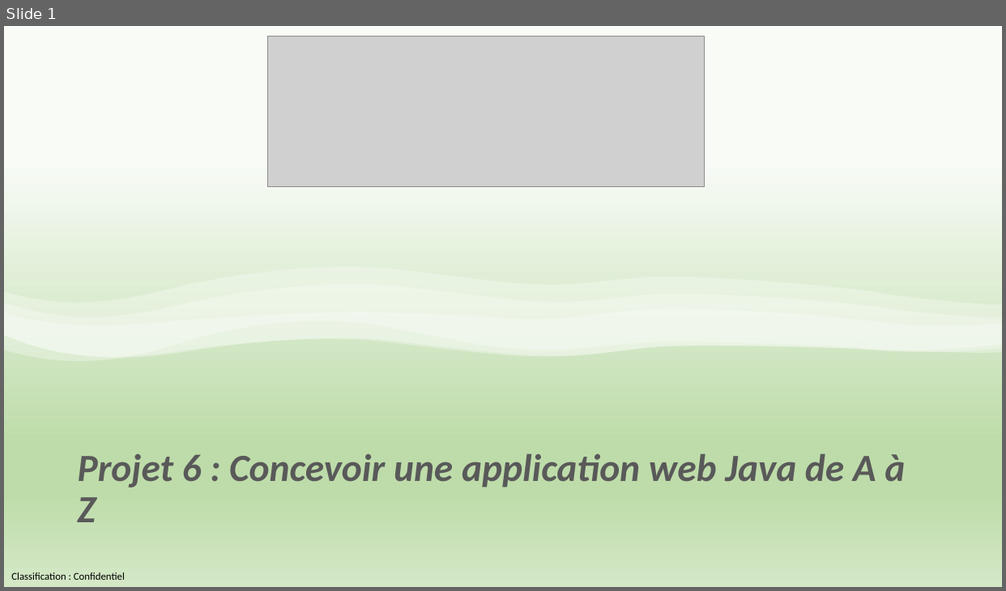
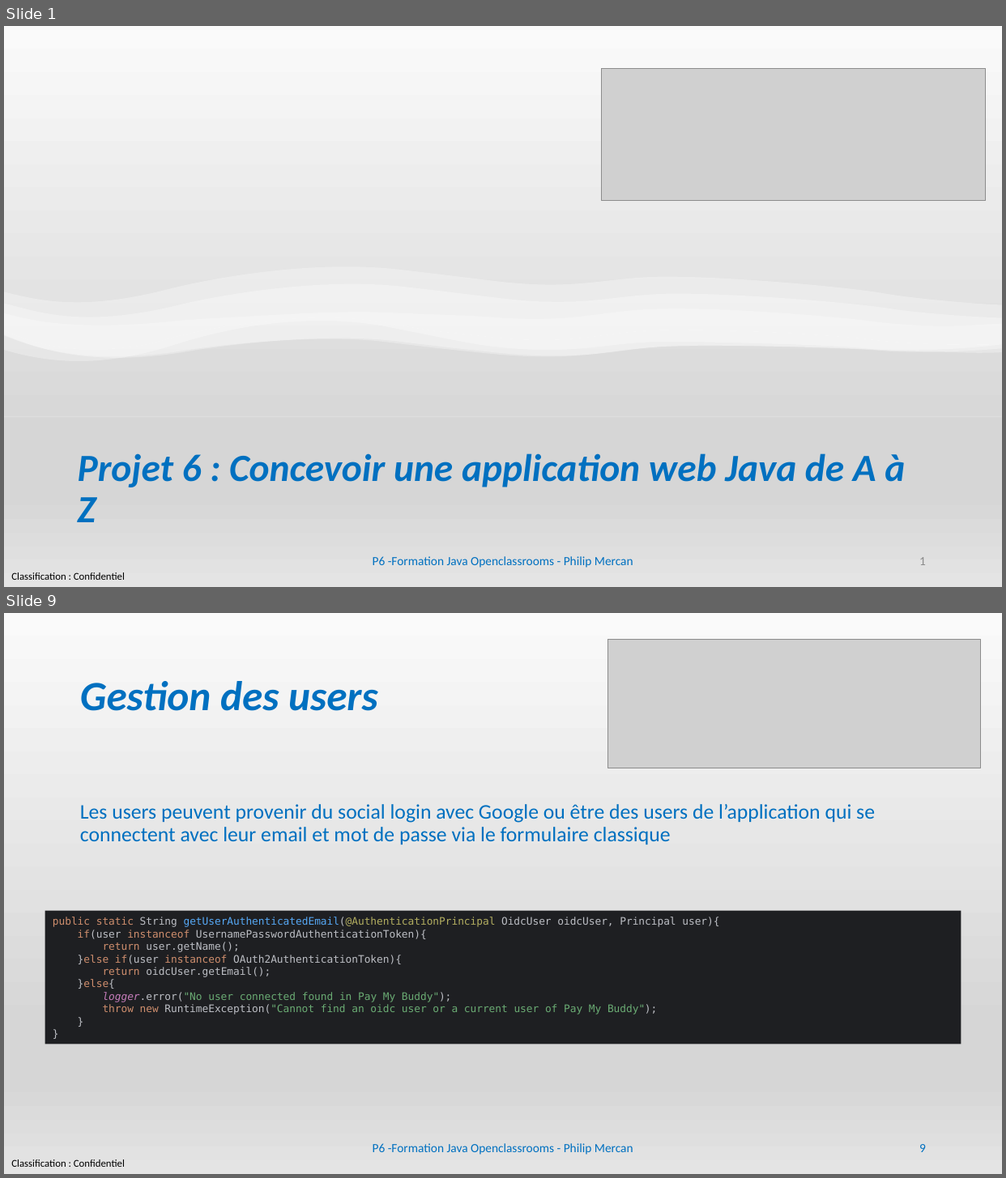
Before and after one commit to PhilAuto83/PayMyBuddy-PM, a slide deck: Mercan_Philip_5_slides_032024.pptx. Shown one above the other, each under a label of ours: slide 1 before the commit, slides 1 and 9 after it; the slides between them are not shown. The pictures are 1006x591 and 1006x1178 pixels, drawn with LibreOffice and Linux fonts; fonts in the diff are those of the drawing; grey boxes stand for pictures. Boxes give left, top, right and bottom in pixels: in the first picture for what was removed or moved away, otherwise in the second. Text is boxed around its words. In the diff, an @@ line names an element or a change of style, - is before the commit and + after.

```diff
--- a/Mercan_Philip_5_slides_032024.pptx
+++ b/Mercan_Philip_5_slides_032024.pptx
@@ slide 9 added at (4, 613, 1002, 1174), background gradient #FAFAFA to #D7D7D7 to #E4E4E4; not listed: 1 template element that a slide beside it also shows @@
@@ picture added at (608, 639, 980, 767) @@
@@ title added at (80, 681, 378, 711), 40 pt, text #0070C0, bold, italic @@
+Gestion des users
@@ text added at (80, 804, 875, 845), 20 pt, text #0070C0 @@
+Les users peuvent provenir du social login avec Google ou être des users de l’application qui se connectent avec leur email et mot de passe via le formulaire classique
@@ rectangle added at (45, 911, 961, 1044), fill #1E1F22, 10 pt, text #BCBEC4 @@
+public static String getUserAuthenticatedEmail(@AuthenticationPrincipal OidcUser oidcUser, Principal user){
+if(user instanceof UsernamePasswordAuthenticationToken){
+return user.getName();
+}else if(user instanceof OAuth2AuthenticationToken){
+return oidcUser.getEmail();
+}else{
+logger.error("No user connected found in Pay My Buddy");
+throw new RuntimeException("Cannot find an oidc user or a current user of Pay My Buddy");
+}
+}
@@ text added at (373, 1144, 633, 1155), 12 pt, text #0070C0 @@
+P6 -Formation Java Openclassrooms - Philip Mercan
@@ page number added at (919, 1144, 926, 1152), 12 pt, text #0070C0 @@
+9
@@ slide 1 changed as well @@
@@ background gradient #F8FBF6 to #BEDCAA to #D4E8C6 to gradient #FAFAFA to #D7D7D7 to #E4E4E4 @@
@@ picture: place and size @@
-picture at (267, 37, 704, 187)
+picture at (602, 69, 986, 201)
@@ freeform shape at (4, 318, 1002, 416): fill gradient #F8FBF6 to #BEDCAA to #D4E8C6 to gradient #FAFAFA to #D7D7D7 to #E4E4E4 @@
@@ title "Projet 6 : Concevoir une ..." at (78, 454, 905, 523): text colour #595959 to #0070C0 @@
@@ text added at (373, 557, 633, 568), 12 pt, text #0070C0 @@
+P6 -Formation Java Openclassrooms - Philip Mercan
@@ page number added at (919, 557, 926, 565), 12 pt, text #8C8C8C @@
+1
```
Also in this commit, not shown: 11 other slides added, 2 other files.
